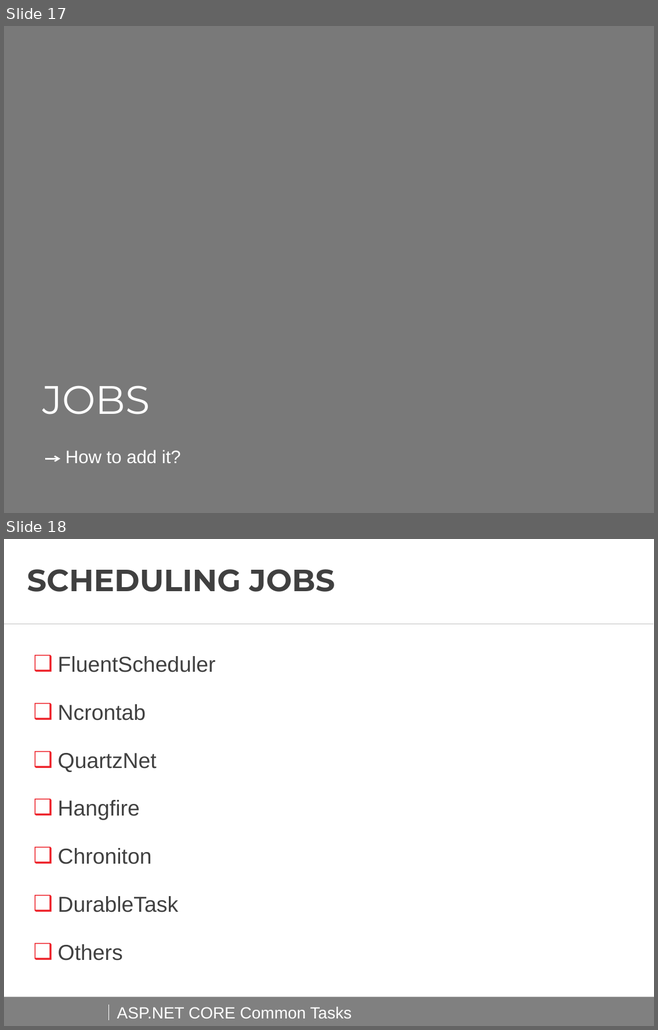
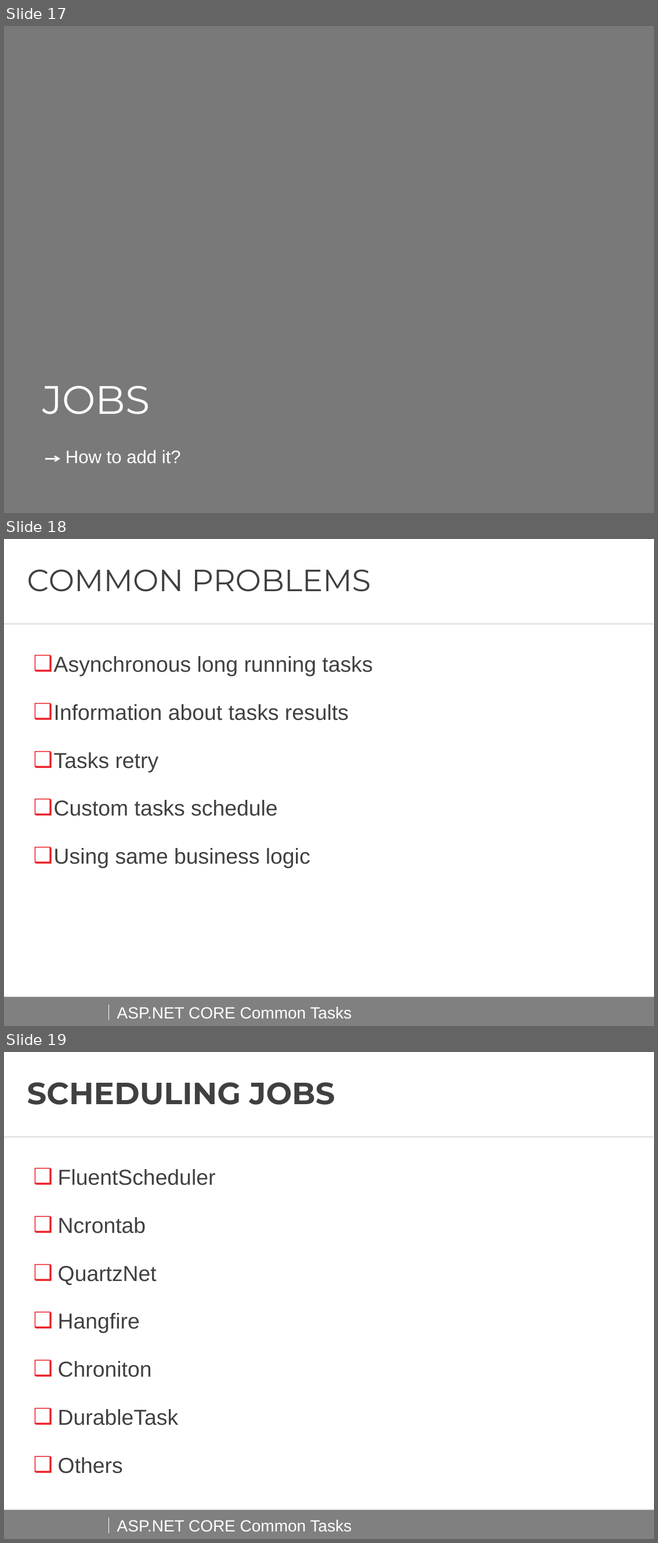
Before and after one commit to AndreiShenets/ASP.NET-Lectures, a slide deck: docs/ASP.NET CORE - Common Tasks - iTechArt 2018.pptx. Shown one above the other, each under a label of ours: slides 17 and 18 before the commit, slides 17, 18 and 19 after it. The pictures are 658x1030 and 658x1543 pixels, drawn with LibreOffice and Linux fonts; fonts in the diff are those of the drawing; background and template pictures are left out. Boxes give left, top, right and bottom in pixels: in the first picture for what was removed or moved away, otherwise in the second. Text is boxed around its words. In the diff, an @@ line names an element or a change of style, - is before the commit and + after.

```diff
--- a/docs/ASP.NET CORE - Common Tasks - iTechArt 2018.pptx
+++ b/docs/ASP.NET CORE - Common Tasks - iTechArt 2018.pptx
@@ slide 18 added at [4, 539, 654, 1026], background #FFFFFF; not listed: 5 template elements that a slide beside it also shows @@
@@ title added at [27, 569, 371, 592], 34 pt, text #404040 @@
+COMMON PROBLEMS
@@ text added at [54, 656, 372, 868], 24 pt, text #404040 @@
+❑ Asynchronous long running tasks
+❑ Information about tasks results
+❑ Tasks retry
+❑ Custom tasks schedule
+❑ Using same business logic
@@ what was slide 18 is now slide 19 @@
```
Also in this commit, not shown: 4 slides changed, 2 other files.
